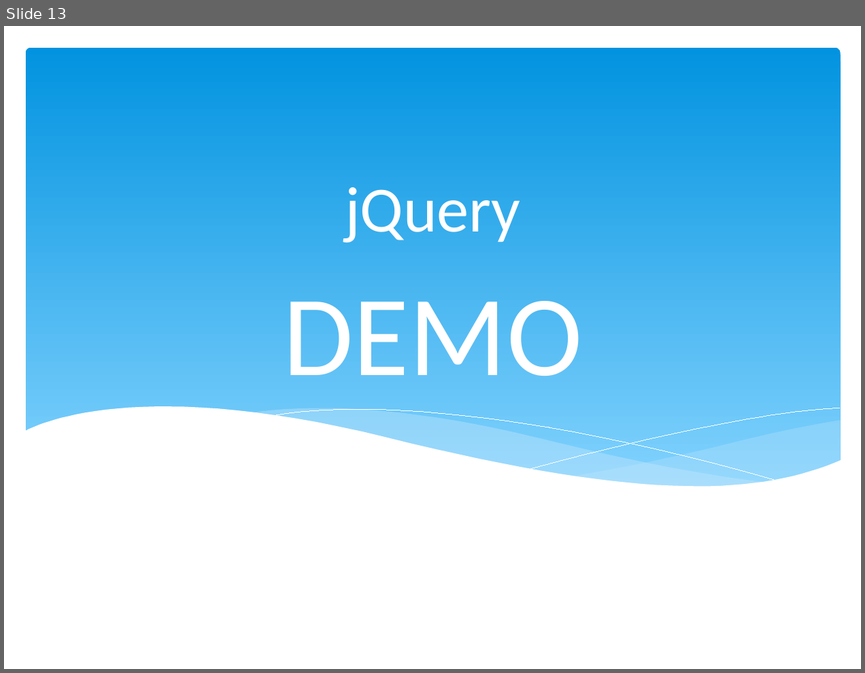
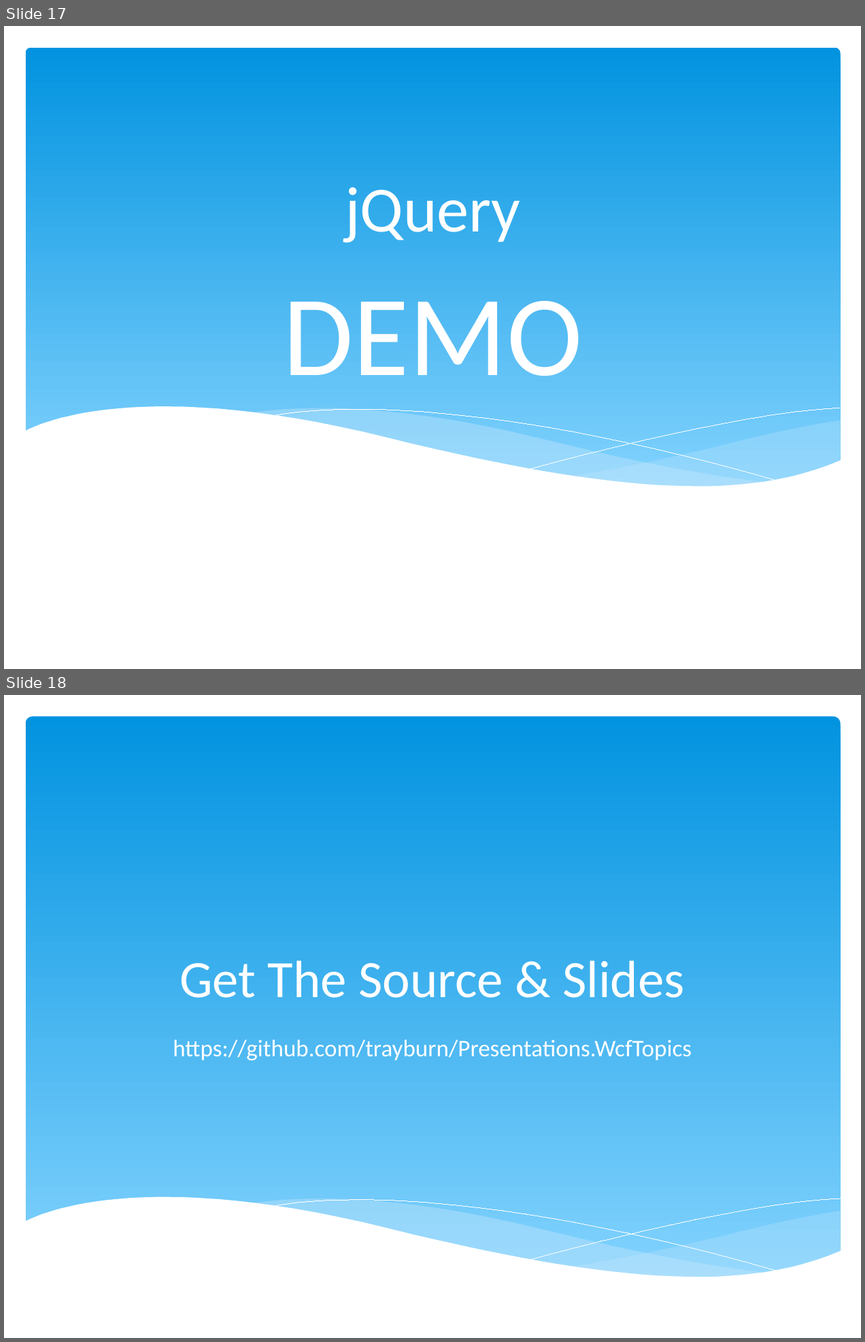
Before and after one commit to trayburn/Presentations.WcfTopics, a slide deck: Designing WCF Services.pptx. Shown one above the other, each under a label of ours: slide 13 before the commit, slides 17 and 18 after it. The pictures are 865x673 and 865x1342 pixels, drawn with LibreOffice and Linux fonts; fonts in the diff are those of the drawing; background and template pictures are left out. Boxes give left, top, right and bottom in pixels: in the first picture for what was removed or moved away, otherwise in the second. Text is boxed around its words. In the diff, an @@ line names an element or a change of style, - is before the commit and + after.

```diff
--- a/Designing WCF Services.pptx
+++ b/Designing WCF Services.pptx
@@ slide 18 added at <box>4,695,861,1338</box>, background #FFFFFF @@
@@ rounded rectangle added at <box>26,717,840,1282</box>, fill gradient #0293E0 to #83D3FE @@
@@ title added at <box>179,960,684,998</box>, 44 pt, text #FFFFFF @@
+Get The Source & Slides
@@ subtitle added at <box>173,1039,691,1060</box>, 20 pt, text #FFFFFF @@
+https://github.com/trayburn/Presentations.WcfTopics
@@ group added at <box>24,1197,841,1322</box>: 5 freeform shapes @@
@@ what was slide 13 is now slide 17 @@
```
Also in this commit, not shown: 4 other slides added.
